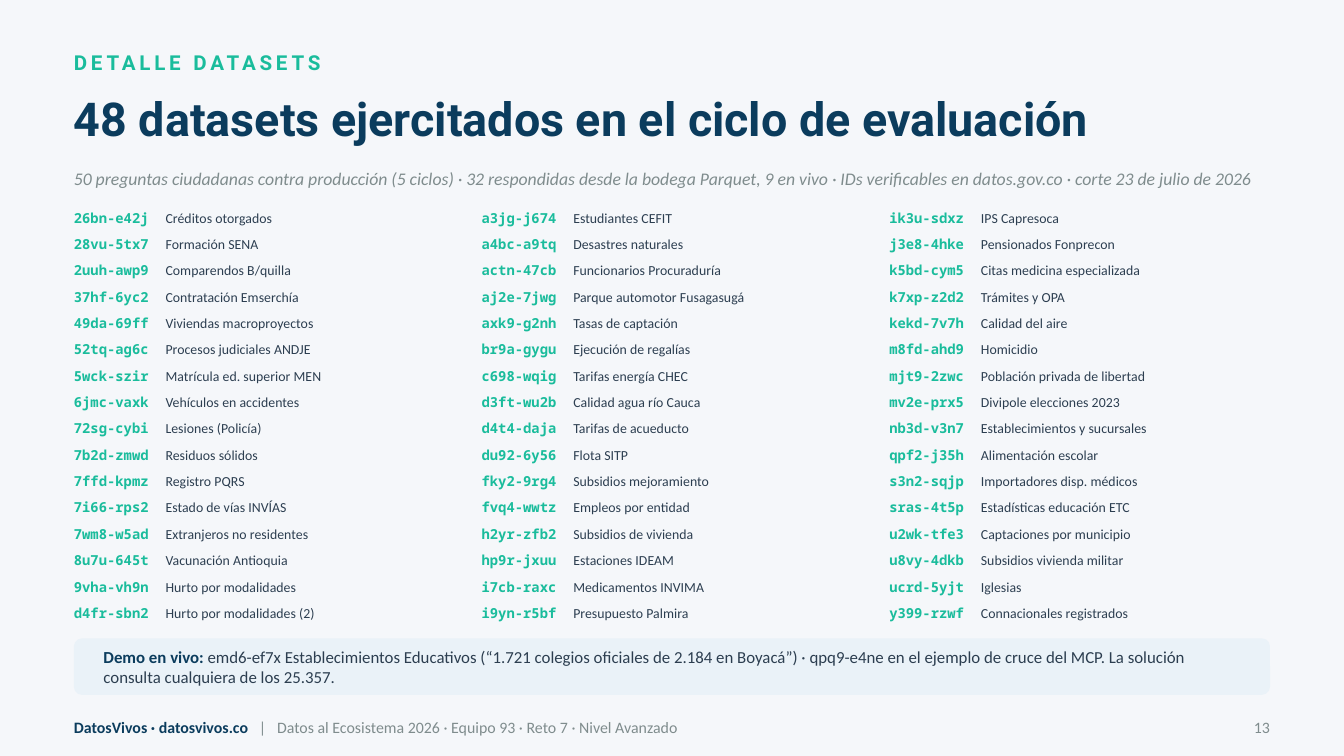
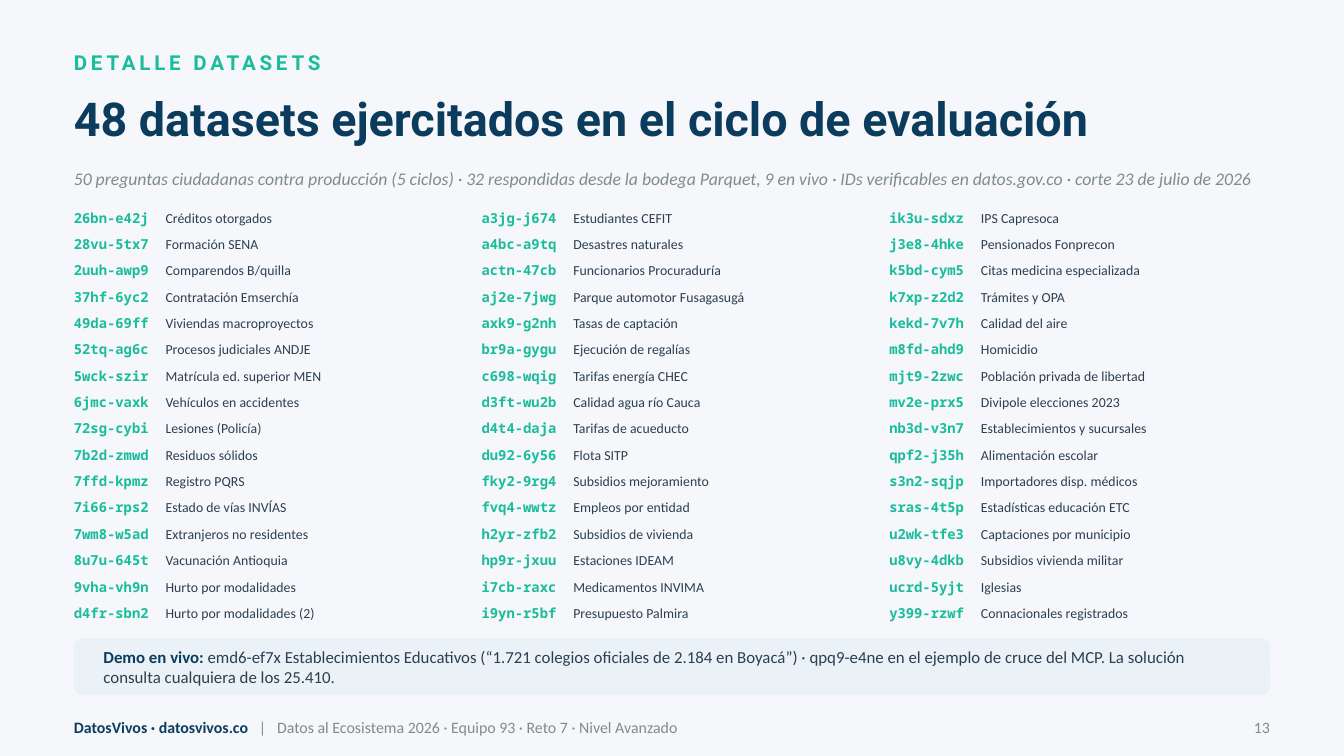
Before and after one commit to jsricop/DatosVivos, a slide deck: slide 13 of recursos/presentacion_v5.pptx. Drawn at 1344x756 pixels with LibreOffice and Linux fonts; fonts in the diff are those of the drawing. Boxes give left, top, right and bottom in pixels: in the first picture for what was removed or moved away, otherwise in the second. Text is boxed around its words. In the diff, an @@ line names an element or a change of style, - is before the commit and + after.

```diff
--- a/recursos/presentacion_v5.pptx
+++ b/recursos/presentacion_v5.pptx
@@ text at (103, 651, 1185, 686): text changed @@
-Demo en vivo: emd6-ef7x Establecimientos Educativos (“1.721 colegios oficiales de 2.184 en Boyacá”) · qpq9-e4ne en el ejemplo de cruce del MCP. La solución consulta cualquiera de los 25.357.
+Demo en vivo: emd6-ef7x Establecimientos Educativos (“1.721 colegios oficiales de 2.184 en Boyacá”) · qpq9-e4ne en el ejemplo de cruce del MCP. La solución consulta cualquiera de los 25.410.
```
Also in this commit, not shown: 1 other slide changed, 1 other file.
